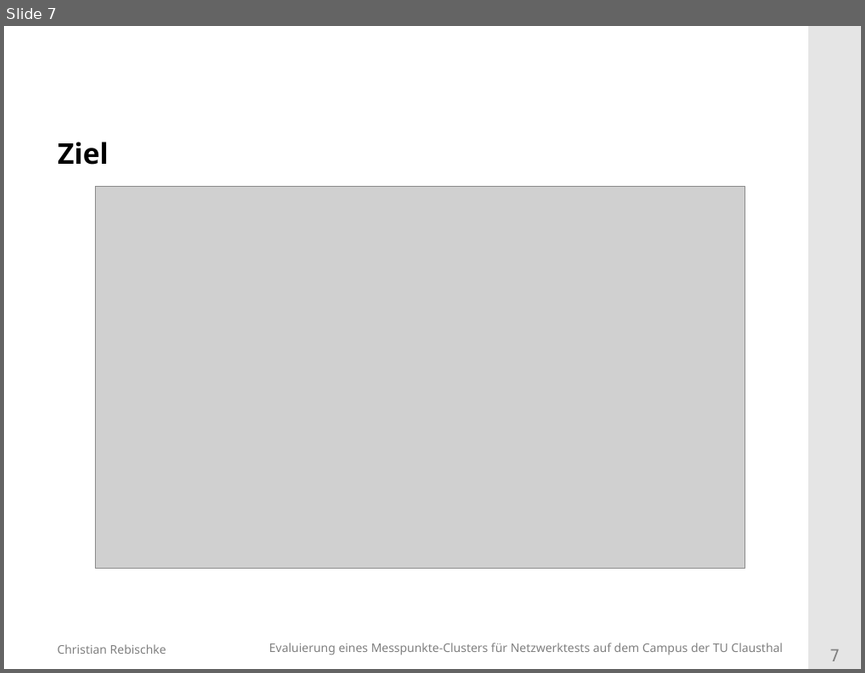
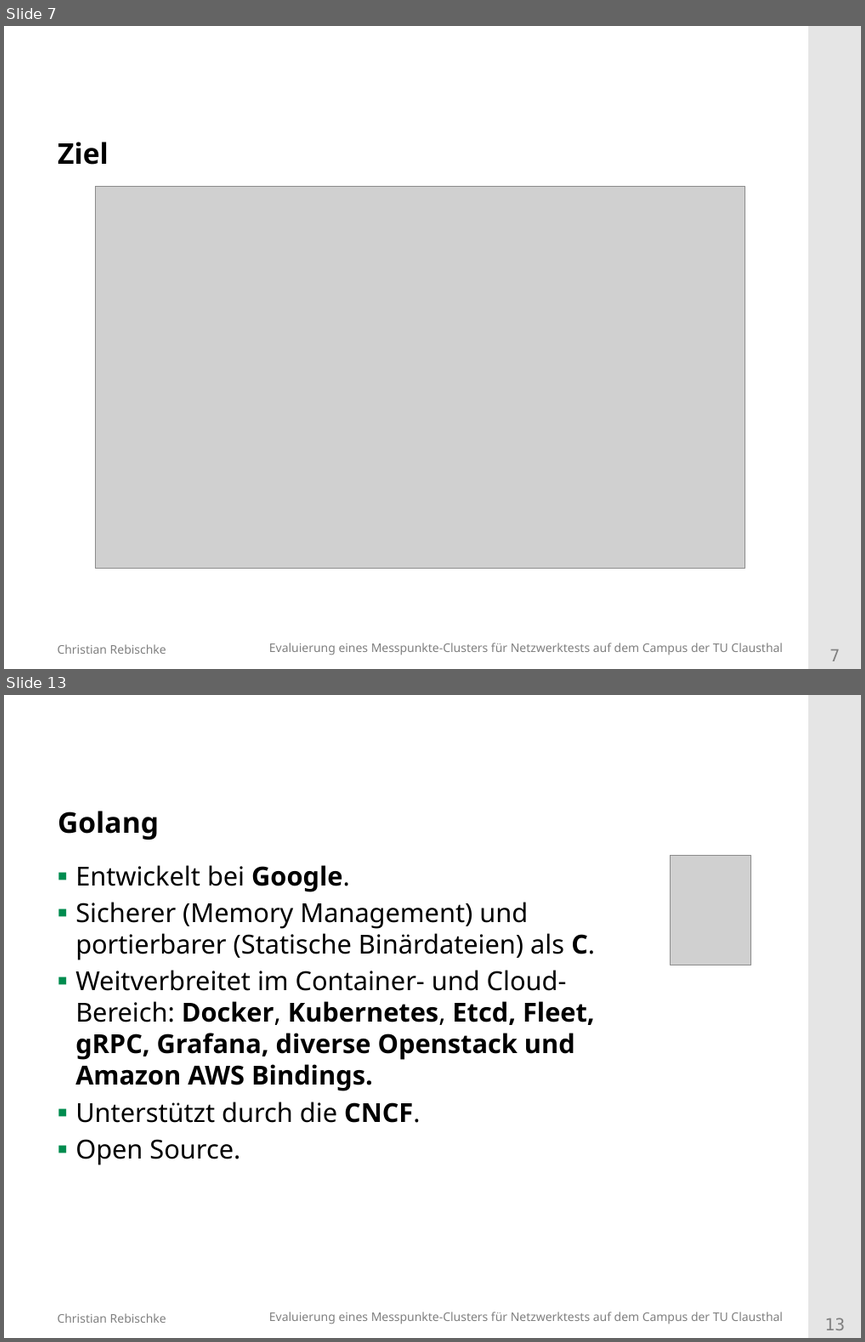
Before and after one commit to shibumi/bachelor-kolloquium, a slide deck: vortrag.odp. Shown one above the other, each under a label of ours: slide 7 before the commit, slides 7 and 13 after it; the slides between them are not shown. The pictures are 865x673 and 865x1342 pixels, drawn with LibreOffice and Linux fonts; fonts in the diff are those of the drawing; grey boxes stand for pictures; background and template pictures are left out. Boxes give left, top, right and bottom in pixels: in the first picture for what was removed or moved away, otherwise in the second. Text is boxed around its words. In the diff, an @@ line names an element or a change of style, - is before the commit and + after.

```diff
--- a/vortrag.odp
+++ b/vortrag.odp
@@ slide 13 added at <box>4,695,861,1338</box>, background #FFFFFF; not listed: 4 template elements that a slide beside it also shows @@
@@ title added at <box>58,811,159,839</box>, 24 pt, text #000000, bold @@
+Golang
@@ text added at <box>75,865,595,1165</box>, 22 pt, text #000000 @@
+▪ Entwickelt bei Google.
+▪ Sicherer (Memory Management) und portierbarer (Statische Binärdateien) als C.
+▪ Weitverbreitet im Container- und Cloud-Bereich: Docker, Kubernetes, Etcd, Fleet, gRPC, Grafana, diverse Openstack und Amazon AWS Bindings.
+▪ Unterstützt durch die CNCF.
+▪ Open Source.
@@ picture added at <box>670,855,751,965</box> @@
```
Also in this commit, not shown: 4 slides changed, 7 other slides added, 5 other files.
